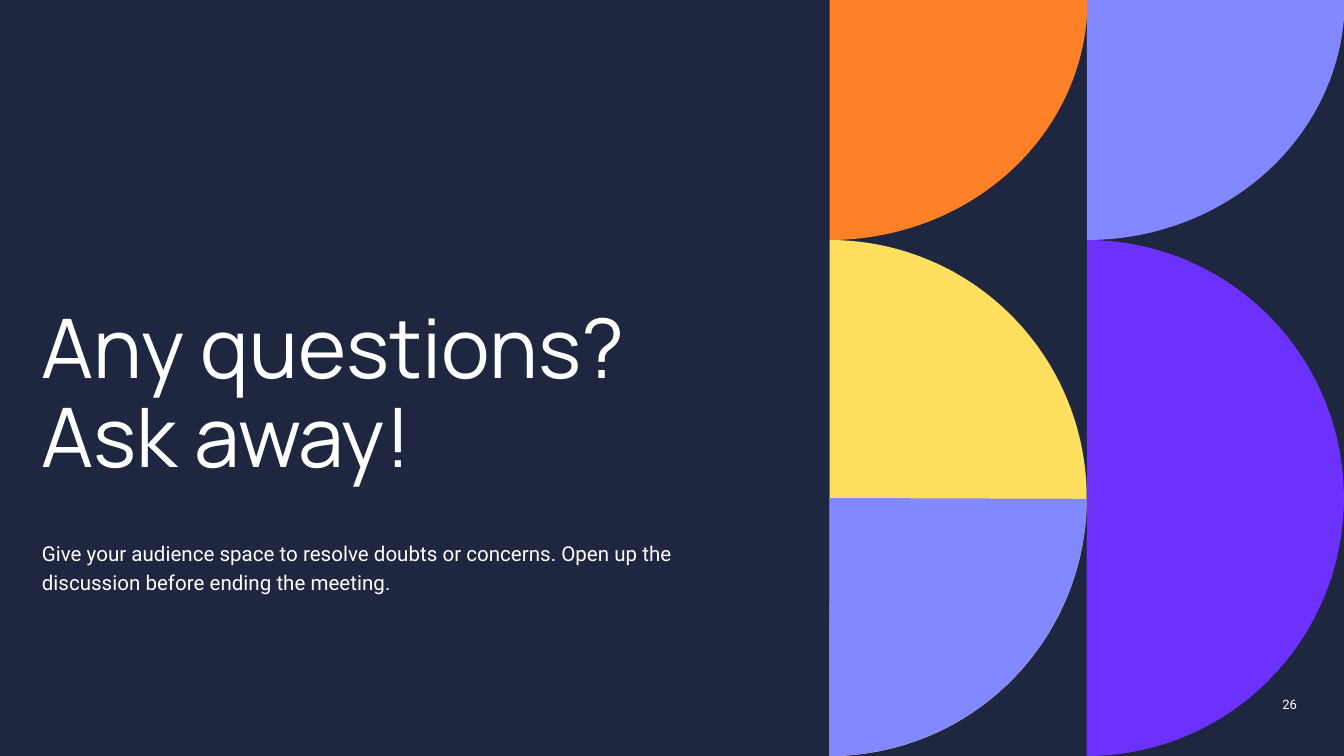
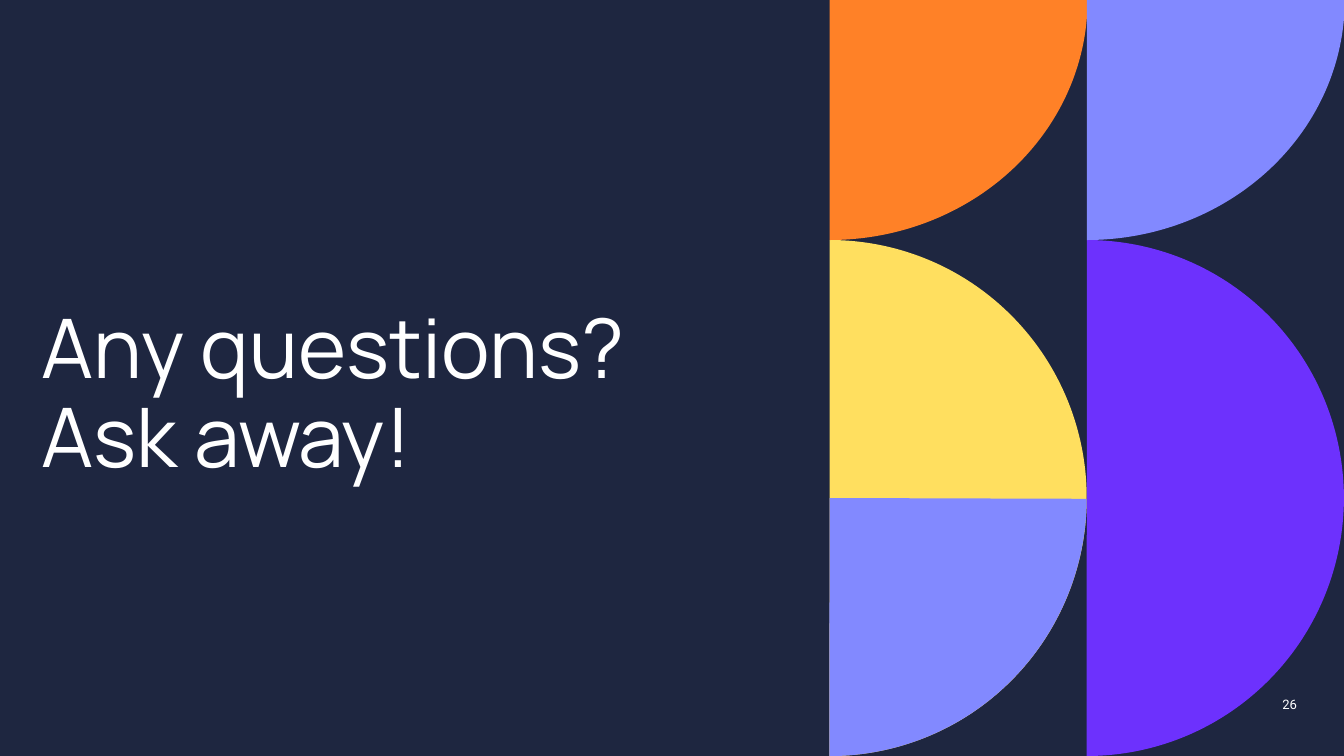
Before and after one commit to csev/talks, a slide deck: slide 26 of 2026/2026-06-VC-Badges-Template.pptx. Drawn at 1344x756 pixels with LibreOffice and Linux fonts; fonts in the diff are those of the drawing. Boxes give left, top, right and bottom in pixels: in the first picture for what was removed or moved away, otherwise in the second. Text is boxed around its words. In the diff, an @@ line names an element or a change of style, - is before the commit and + after.

```diff
--- a/2026/2026-06-VC-Badges-Template.pptx
+++ b/2026/2026-06-VC-Badges-Template.pptx
@@ subtitle removed at (42, 545, 671, 595) @@
-Give your audience space to resolve doubts or concerns. Open up the discussion before ending the meeting.
```
Also in this commit, not shown: 4 other files.
